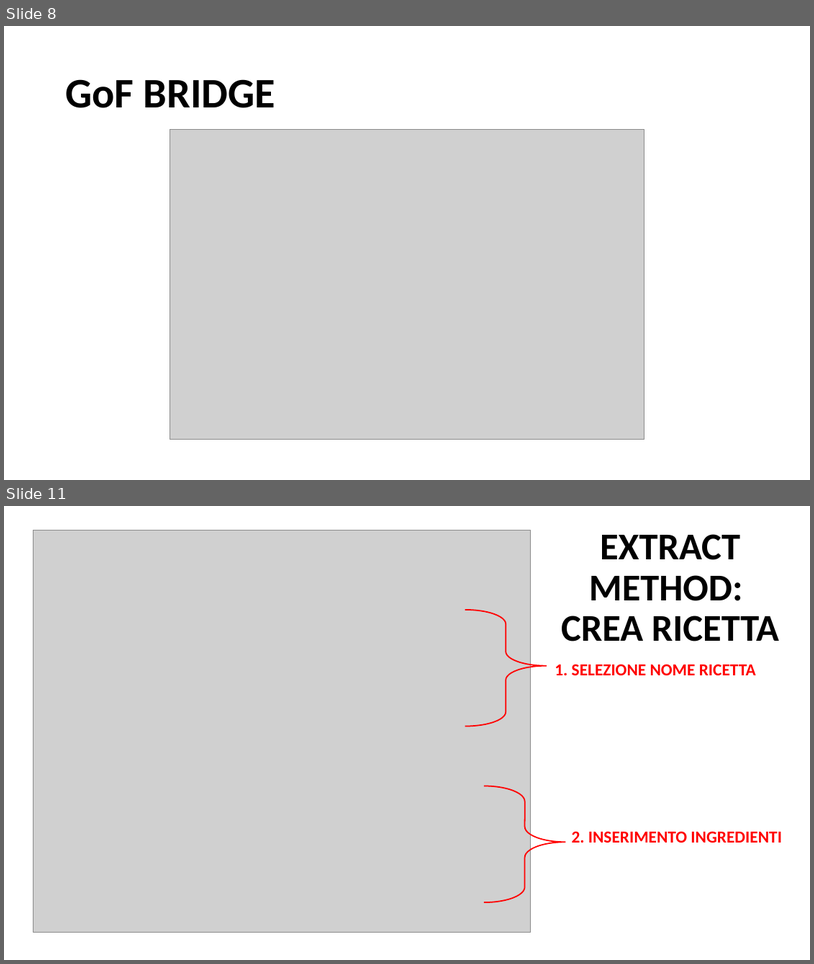
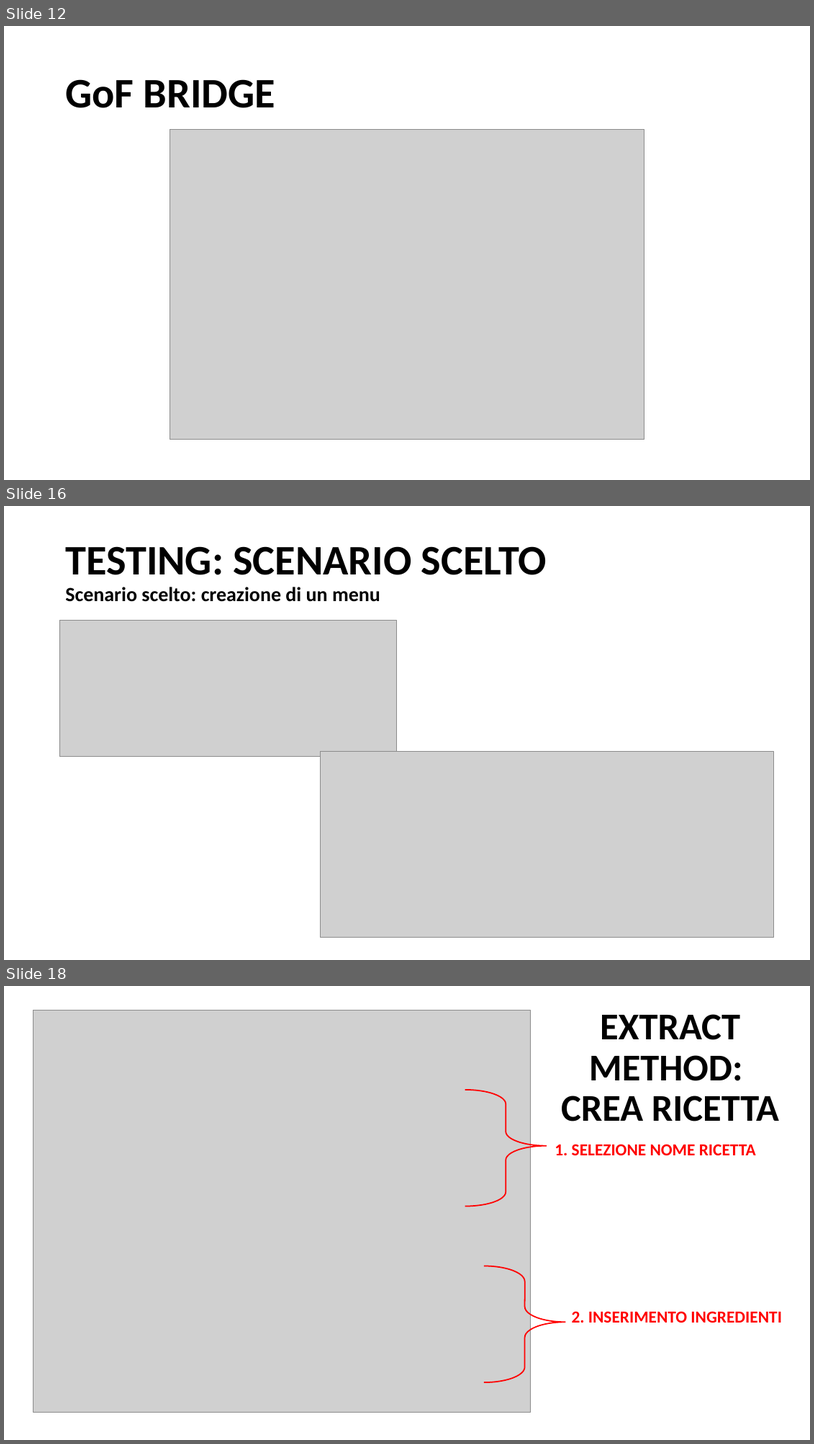
Before and after one commit to Inge-sw/IngeSw, a slide deck: Documenti/PROGETTO.pptx. Shown one above the other, each under a label of ours: slides 8 and 11 before the commit, slides 12, 16 and 18 after it; the slides between them are not shown. The pictures are 814x964 and 814x1444 pixels, drawn with LibreOffice and Linux fonts; fonts in the diff are those of the drawing; grey boxes stand for pictures; background and template pictures are left out. Boxes give left, top, right and bottom in pixels: in the first picture for what was removed or moved away, otherwise in the second. Text is boxed around its words. In the diff, an @@ line names an element or a change of style, - is before the commit and + after.

```diff
--- a/Documenti/PROGETTO.pptx
+++ b/Documenti/PROGETTO.pptx
@@ slide 16 added at box(4, 506, 810, 960), background picture (left out) @@
@@ title added at box(65, 546, 547, 602), 24 pt, text #000000, bold @@
+TESTING: SCENARIO SCELTO
+Scenario scelto: creazione di un menu
@@ picture added at box(59, 620, 397, 757) @@
@@ picture added at box(320, 751, 774, 937) @@
@@ what was slide 8 is now slide 12 @@
@@ what was slide 11 is now slide 18 @@
```
Also in this commit, not shown: 4 slides changed, 7 other slides added.
